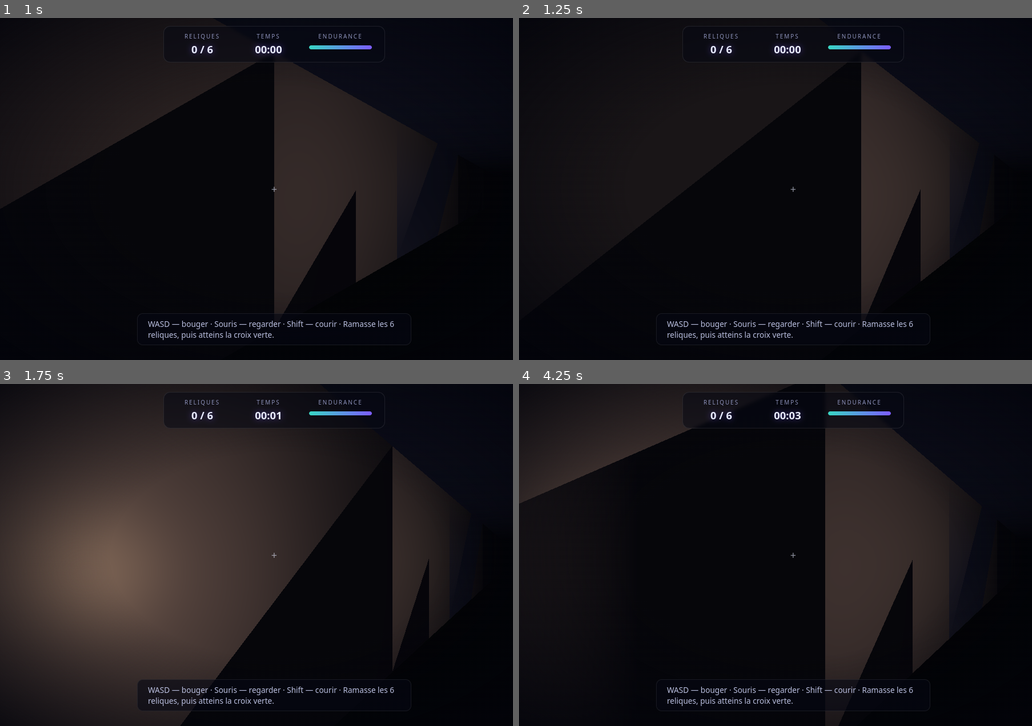
Above: before the commit, frames 1-4 (two rows, left to right).
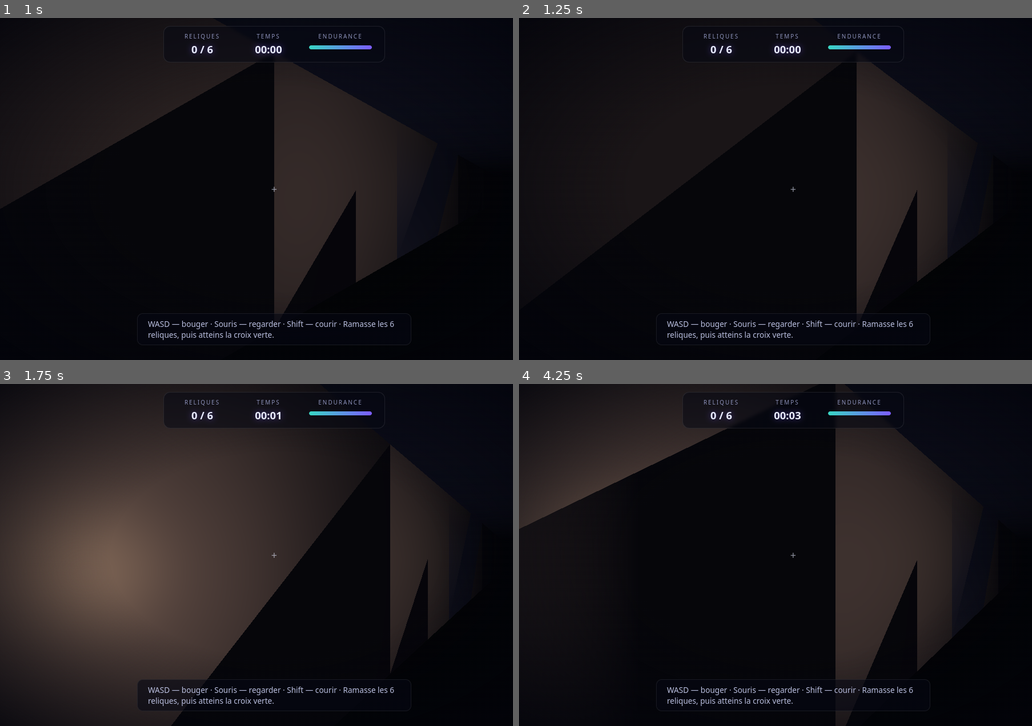
Above: after the commit, the same moments.

Repository: vangoutlilian-web/Kamona-game
Game: browser game, page horror/index.html
Same seed, same stepped clock (60 frames per second), same inputs: the game is played once before the commit and once after it.
Inputs:
- Up to frame 1 (1 s): click "▶ Jouer" at 0.27 s
- Up to frame 2 (1.25 s): hold D from 1.03 s (still down); tap Shift at 1.1 s
- Up to frame 3 (1.75 s): release D at 1.53 s; hold S from 1.58 s (still down); tap Shift at 1.6 s
- Up to frame 4 (4.25 s): release S at 1.85 s; hold A 1.9-2.47 s; tap Shift every 0.5 s from 2.1 to 4.1 s; hold W 2.52-2.82 s; hold D 2.87-3.53 s; hold W 3.58-3.82 s; hold A from 3.87 s (still down)

Frame 1 is identical in both runs. In frame 2, 1.2% of the frame differs, in the area x 65-84%, y 13-87%; in frame 3, 1.1%; in frame 4, 4.5%, in the area x 0-85%, y 13-98%.

Commit message:
horror: équilibrage du monstre après tests automatisés (150 parties simulées)
- vitesse de poursuite 2.2 (marche joueur 3.1, sprint 4.3 avec endurance)
- détection : vue < 7 unités avec LOS, ouïe < 4.5 en courant
- résultat bot (stratégie fuite+objectifs) : ~2-4% de victoires, 9-13% atteignent 6/6
  -> partie gagnable mais exigeante, le monstre reste une menace réelle
- serveur local vérifié : toutes les ressources répondent en 200

Co-authored-by: vangoutlilian-web <vangoutlilian-web@users.noreply.github.com>

Diff:
--- a/horror/js/engine.js
+++ b/horror/js/engine.js
@@ -324,7 +324,7 @@
     var run = keys["ShiftLeft"] || keys["ShiftRight"];
     if (run && stamina > 0) stamina = Math.max(0, stamina - dt * 22);
     else stamina = Math.min(100, stamina + dt * 14);
-    var speed = run && stamina > 0 ? 5.4 : 3.1;
+    var speed = run && stamina > 0 ? 4.3 : 3.1;
 
     var f = [Math.sin(player.yaw), Math.cos(player.yaw)];
     var r = [Math.cos(player.yaw), -Math.sin(player.yaw)];
--- a/horror/js/monster.js
+++ b/horror/js/monster.js
@@ -8,8 +8,8 @@
     return {
       x: c[0], z: c[1],
       yaw: 0,
-      speed: 2.1,
-      chaseSpeed: 3.6,
+      speed: 1.8,
+      chaseSpeed: 2.2,
       state: "patrol",
       path: null,
       pathIdx: 0,
@@ -24,8 +24,8 @@
   Monster.update = function (m, g, player, dt, running, onEvent) {
     var dx = player.x - m.x, dz = player.z - m.z;
     var dist = Math.sqrt(dx * dx + dz * dz);
-    var canSee = dist < 16 && Grid.losClear(g, m.x, m.z, player.x, player.z);
-    var hears = running && dist < 12;
+    var canSee = dist < 7 && Grid.losClear(g, m.x, m.z, player.x, player.z);
+    var hears = running && dist < 4.5;
 
     if (canSee || hears) {
       if (m.state !== "chase") { m.state = "chase"; if (onEvent) onEvent("chase"); }
